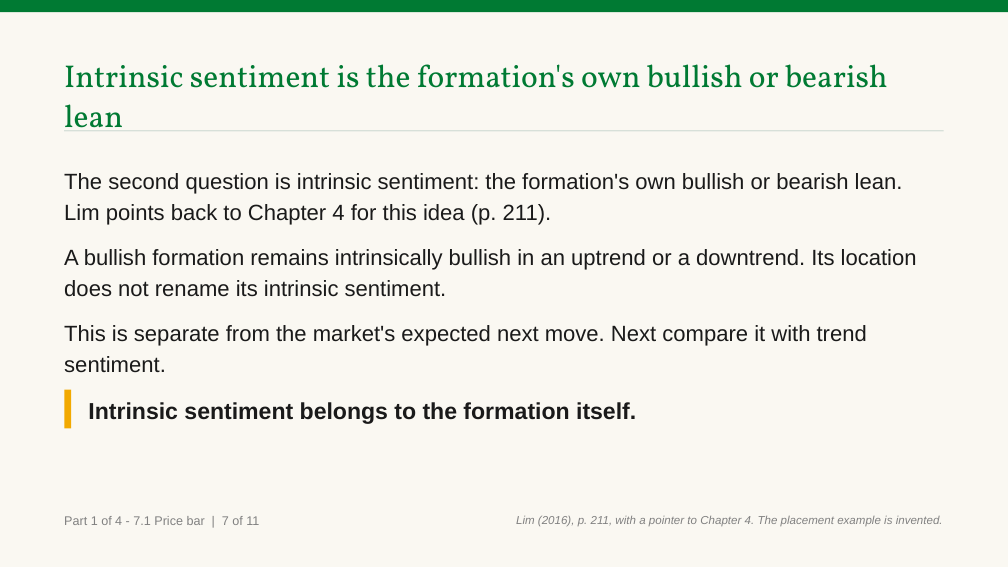
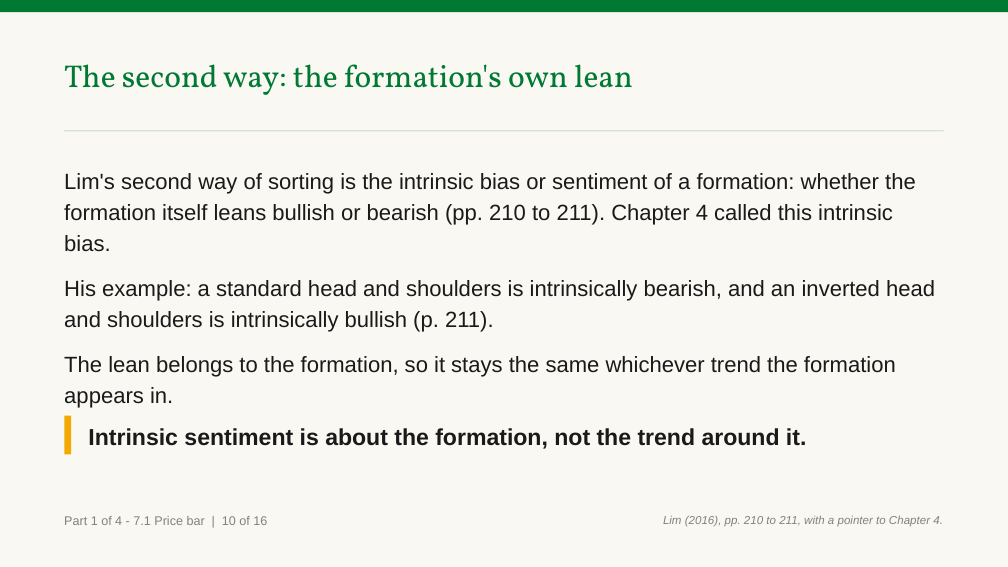
Before and after one commit to benjiesotelo-sudo/Telos_FIN1209, a slide deck: slide 20 of chapter-07/FIN1209-Chapter-07.pptx (slide 17 before the commit). Drawn at 1008x567 pixels with LibreOffice and Linux fonts; fonts in the diff are those of the drawing. Boxes give left, top, right and bottom in pixels: in the first picture for what was removed or moved away, otherwise in the second. Text is boxed around its words. In the diff, an @@ line names an element or a change of style, - is before the commit and + after.

```diff
--- a/chapter-07/FIN1209-Chapter-07.pptx
+++ b/chapter-07/FIN1209-Chapter-07.pptx
@@ text at (x1=64, y1=64, x2=633, y2=95): text changed @@
-Intrinsic sentiment is the formation's own bullish or bearish lean
+The second way: the formation's own lean
@@ text at (x1=64, y1=173, x2=935, y2=408): text changed @@
-The second question is intrinsic sentiment: the formation's own bullish or bearish lean. Lim points back to Chapter 4 for this idea (p. 211).
-A bullish formation remains intrinsically bullish in an uptrend or a downtrend. Its location does not rename its intrinsic sentiment.
-This is separate from the market's expected next move. Next compare it with trend sentiment.
+Lim's second way of sorting is the intrinsic bias or sentiment of a formation: whether the formation itself leans bullish or bearish (pp. 210 to 211). Chapter 4 called this intrinsic bias.
+His example: a standard head and shoulders is intrinsically bearish, and an inverted head and shoulders is intrinsically bullish (p. 211).
+The lean belongs to the formation, so it stays the same whichever trend the formation appears in.
@@ rectangle moved from (x1=64, y1=389, x2=71, y2=428) to (x1=64, y1=416, x2=71, y2=454) @@
@@ text at (x1=88, y1=428, x2=806, y2=449): text changed @@
-Intrinsic sentiment belongs to the formation itself.
+Intrinsic sentiment is about the formation, not the trend around it.
@@ text at (x1=64, y1=516, x2=267, y2=525): text changed @@
-Part 1 of 4 - 7.1 Price bar | 7 of 11
+Part 1 of 4 - 7.1 Price bar | 10 of 16
@@ text at (x1=663, y1=515, x2=943, y2=526): text changed @@
-Lim (2016), p. 211, with a pointer to Chapter 4. The placement example is invented.
+Lim (2016), pp. 210 to 211, with a pointer to Chapter 4.
```
Also in this commit, not shown: 18 other slides changed, 10 slides added, 5 slides removed, 4 other files.
